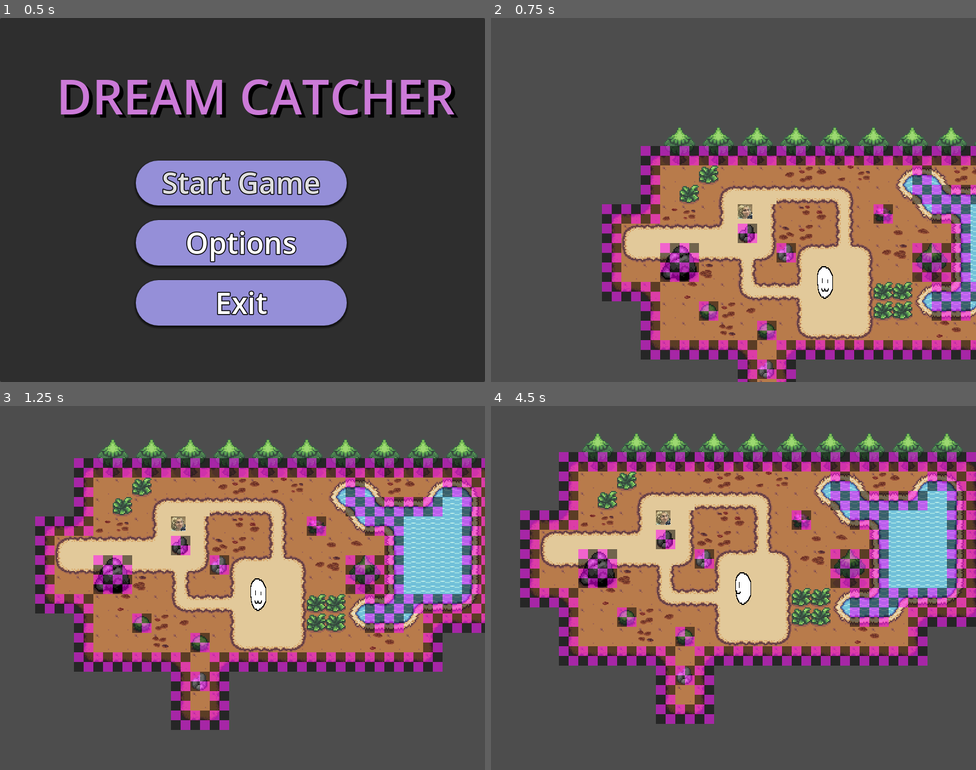
Above: before the commit, frames 1-4 (two rows, left to right).
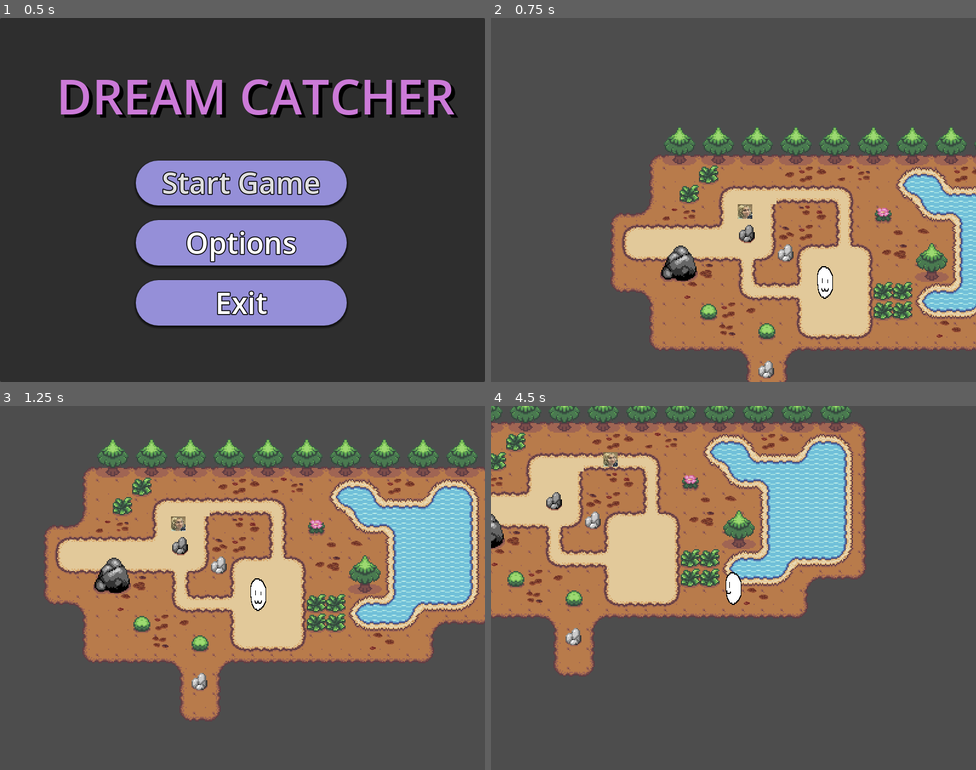
Above: after the commit, the same moments.

Repository: RubeculaBee/dream-catcher
Game: Godot game, scene res://Scenes/game.tscn
The game is run twice, just before and just after one commit, with the same random seed, the same clock (stepped at 60 frames per second) and the same inputs.
Inputs (mouse positions are in pixels of both pictures, inside the frame that each line leads up to):
- Up to frame 1 (0.5 s): no input
- Up to frame 2 (0.75 s): click "Start Game" at 0.5 s
- Up to frame 3 (1.25 s): no input
- Up to frame 4 (4.5 s): move the mouse to (840, 569) at 1.27 s; hold Right (right) 1.28-2.03 s; click (840, 569) at 1.35 s; move the mouse to (636, 606) at 2.02 s; hold Down (down) 2.03-2.78 s; click (636, 606) at 2.1 s; move the mouse to (782, 507) at 2.77 s; hold Right (right) 2.78-3.53 s; click (782, 507) at 2.85 s; move the mouse to (709, 660) at 3.52 s; hold Up (up) 3.53-4.28 s; click (709, 660) at 3.6 s; move the mouse to (879, 642) at 4.27 s; hold Left (left) from 4.28 s (still down); click (879, 642) at 4.35 s

Frame 1 is identical in both runs. In frame 2, 16% of the frame differs, in the area x 22-100%, y 35-100%; in frame 3, 22%; in frame 4, 58%, in the area x 0-100%, y 0-88%.

Commit message:
tile based movement is now based on hitboxes instead of tiles

Diff:
--- a/Scenes/Rooms/Autumn Forest Zone/center_field.tscn
+++ b/Scenes/Rooms/Autumn Forest Zone/center_field.tscn
@@ -19,7 +19,8 @@
 tile_map_data = PackedByteArray("AAAIAA0AAAADAAEAAAAFAAwAAAADAAEAAAAOAAwAAAADAAAAAAAOAAsAAAADAAAAAAAPAAsAAAADAAAAAAAPAA …(1584 unchanged characters)…
 tile_set = ExtResource("2_00dx5")
 
-[node name="Hitbox Tilemap" type="TileMapLayer" parent="." unique_id=160440828]
+[node name="Hitbox Tile Map" type="TileMapLayer" parent="." unique_id=160440828]
+visible = false
 tile_map_data = PackedByteArray("AAACAA4AAQAAAAAAAAADAA4AAQAAAAAAAAAEAA4AAQAAAAAAAAAFAA4AAQAAAAAAAAAGAA4AAQAAAAAAAAAJAA …(1712 unchanged characters)…
 tile_set = ExtResource("3_2pdqd")
 
--- a/Scripts/game_manager.gd
+++ b/Scripts/game_manager.gd
@@ -10,7 +10,7 @@
 var main_menu: MainMenu			# The main menu that loads whe nteh game starts
 var current_room: Node			# The current room the player is in
 var last_room: Node				# The last room that the player was in before a battle
-var terrain: TileMapLayer		# The terrain in the current room
+var hitboxMap: TileMapLayer		# The hitbox tilemap in the current room
 var player: Player				# The player object
 var camera: PlayerCamera		# The camera that will follow the player
 var enemies: Enemies
@@ -62,8 +62,8 @@
 	player_move_response.connect(Callable(player, "_on_move_response")) # connect player to game_manager's signal
 
 func update_references() -> void:
-	terrain = current_room.get_node("Terrain Tile Map")
-	assert(terrain != null, "Terrain not found!")
+	hitboxMap = current_room.get_node("Hitbox Tile Map")
+	assert(hitboxMap != null, "Hitbox not found!")
 
 	screen_transitions = current_room.get_node("Screen Transitions").get_children()
 	for i in screen_transitions.size():
@@ -113,19 +113,19 @@
 	get_node("Rooms").add_child(last_room)
 
 func _on_player_tried_move(tile: Vector2i) -> void:
-	var tile_data: TileData = terrain.get_cell_tile_data(tile)
+	var tile_data: TileData = hitboxMap.get_cell_tile_data(tile)
 	if enemies != null:
 		for enemy in enemies.get_children():
 			if tile == Vector2i(enemy.global_position/TILE_SIZE):
 				doGarrett(enemy)
-	var valid_move: bool = (tile_data != null) && (tile_data.get_custom_data("walkable"))
+	var valid_move: bool = tile_data == null
 	player_move_response.emit(valid_move)
 
 func _on_enemy_tried_move(tile: Vector2i, enemy: Enemy) -> void:
 	if tile == Vector2i(player.global_position/TILE_SIZE):
 		doGarrett(enemy)
-	var tile_data: TileData = terrain.get_cell_tile_data(tile)
-	var valid_move: bool = (tile_data != null) && (tile_data.get_custom_data("walkable"))
+	var tile_data: TileData = hitboxMap.get_cell_tile_data(tile)
+	var valid_move: bool = tile_data == null
 	if valid_move:
 		enemy_move_response.emit(tile)
 	else: enemy_move_response.emit(Vector2i(999,999))
Not shown: 1 places in Scenes/Rooms/Autumn Forest Zone/center_field.tscn that only renumber resources
